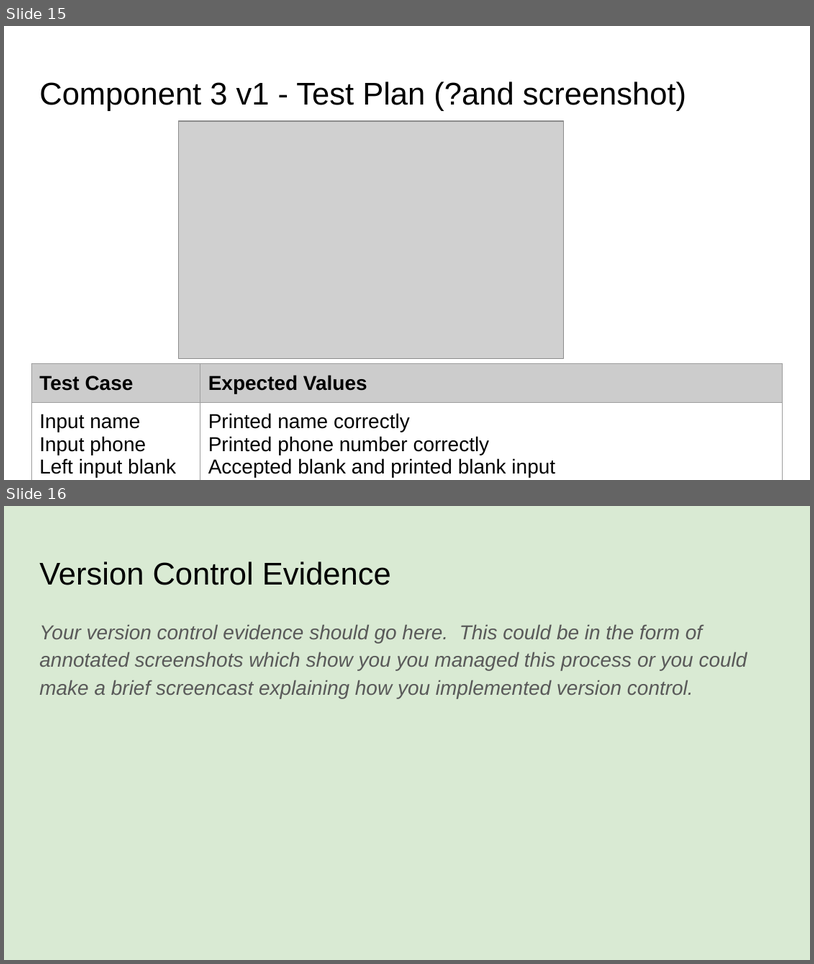
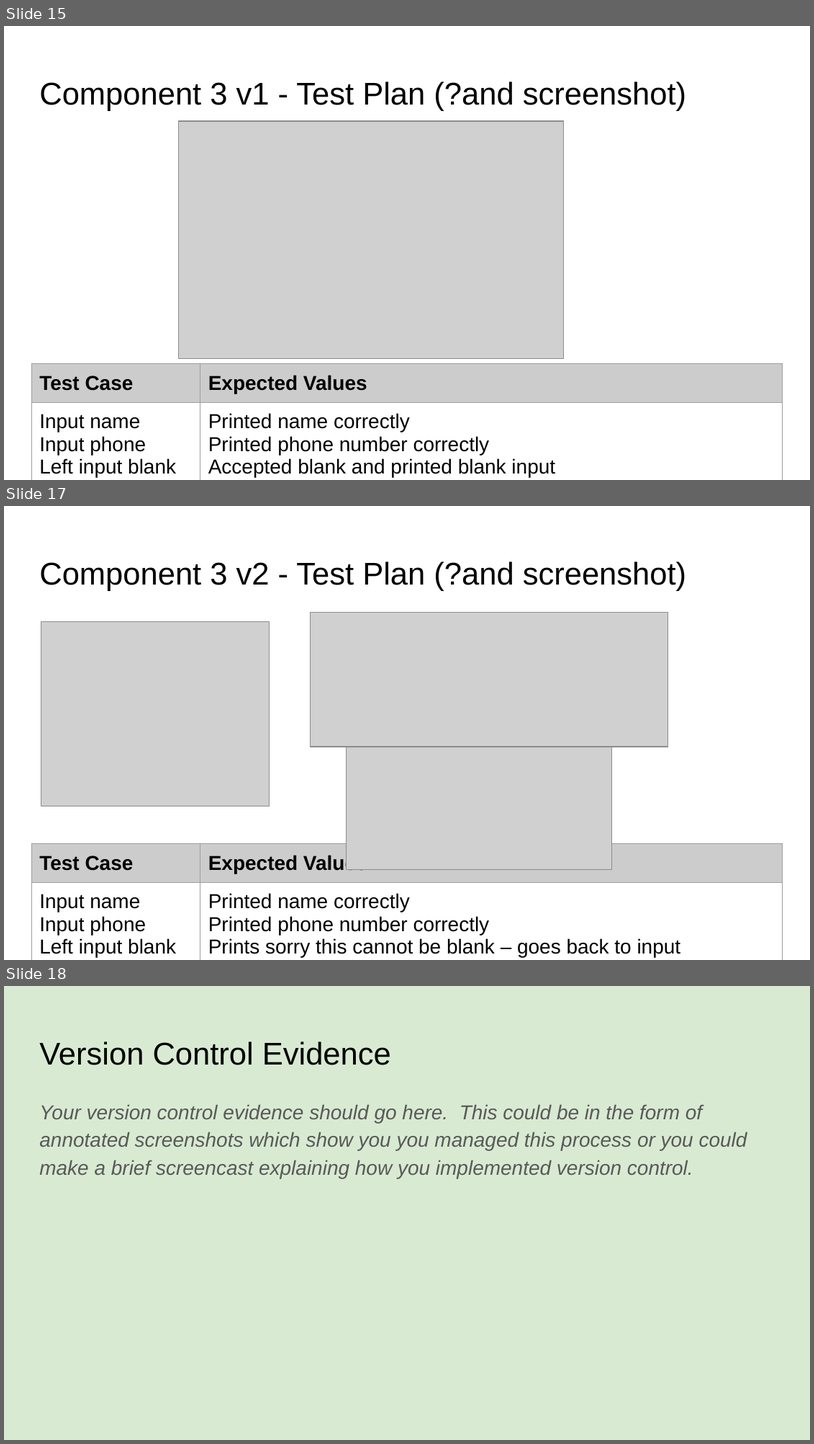
Before and after one commit to Joemamasahbsdh/pizza.bot, a slide deck: 022_91893+_+91897+Documentation.pptx. Shown one above the other, each under a label of ours: slides 15 and 16 before the commit, slides 15, 17 and 18 after it; the slides between them are not shown. The pictures are 814x964 and 814x1444 pixels, drawn with LibreOffice and Linux fonts; fonts in the diff are those of the drawing; grey boxes stand for pictures. Boxes give left, top, right and bottom in pixels: in the first picture for what was removed or moved away, otherwise in the second. Text is boxed around its words. In the diff, an @@ line names an element or a change of style, - is before the commit and + after.

Commit message:
Added "Not blank"
added validation so that entry cannot be blank

```diff
--- a/022_91893+_+91897+Documentation.pptx
+++ b/022_91893+_+91897+Documentation.pptx
@@ slide 17 added at (4,506,810,960), background #FFFFFF @@
@@ title added at (39,561,687,591), 28 pt, text #000000 @@
+Component 3 v2 - Test Plan (?and screenshot)
@@ picture added at (311,613,669,747) @@
@@ picture added at (41,622,269,807) @@
@@ picture added at (347,746,612,869) @@
@@ table added at (31,843,782,960), 2 rows, 2 columns @@
+Test Case | Expected Values
+Input name / Input phone / Left input blank | Printed name correctly / Printed phone number correctly / Prints sorry this cannot be blank – goes back to input
@@ what was slide 16 is now slide 18 @@
```
Also in this commit, not shown: 1 slide changed, 1 other slide added.
